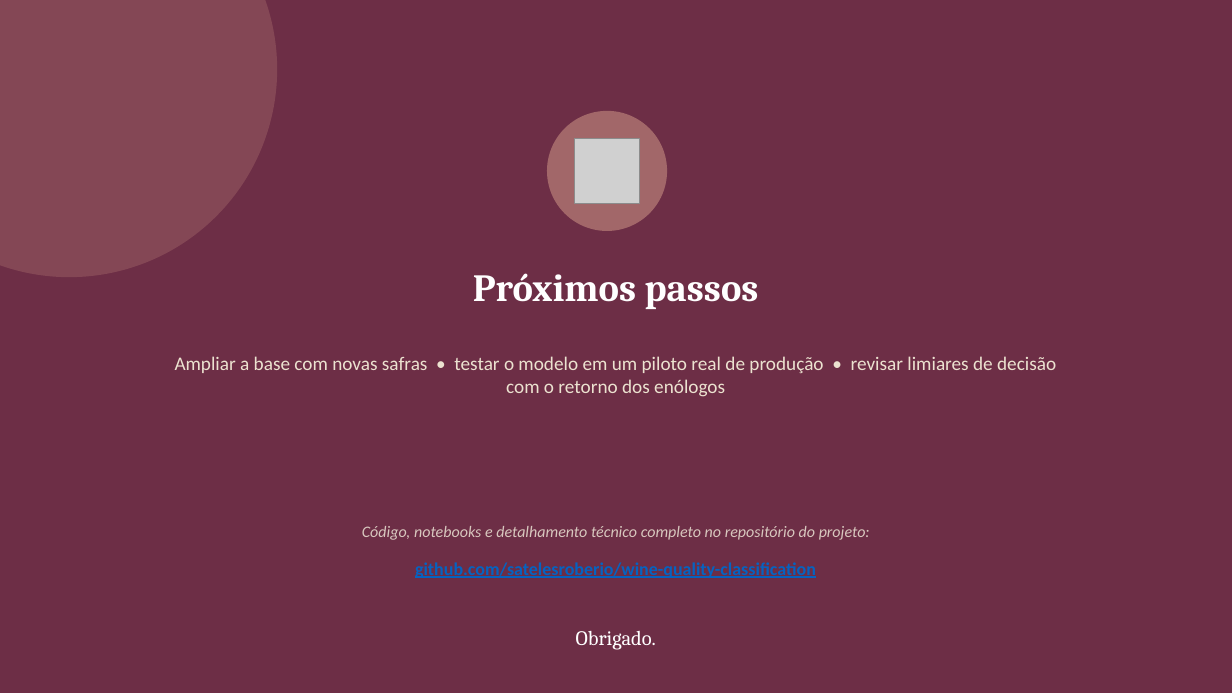
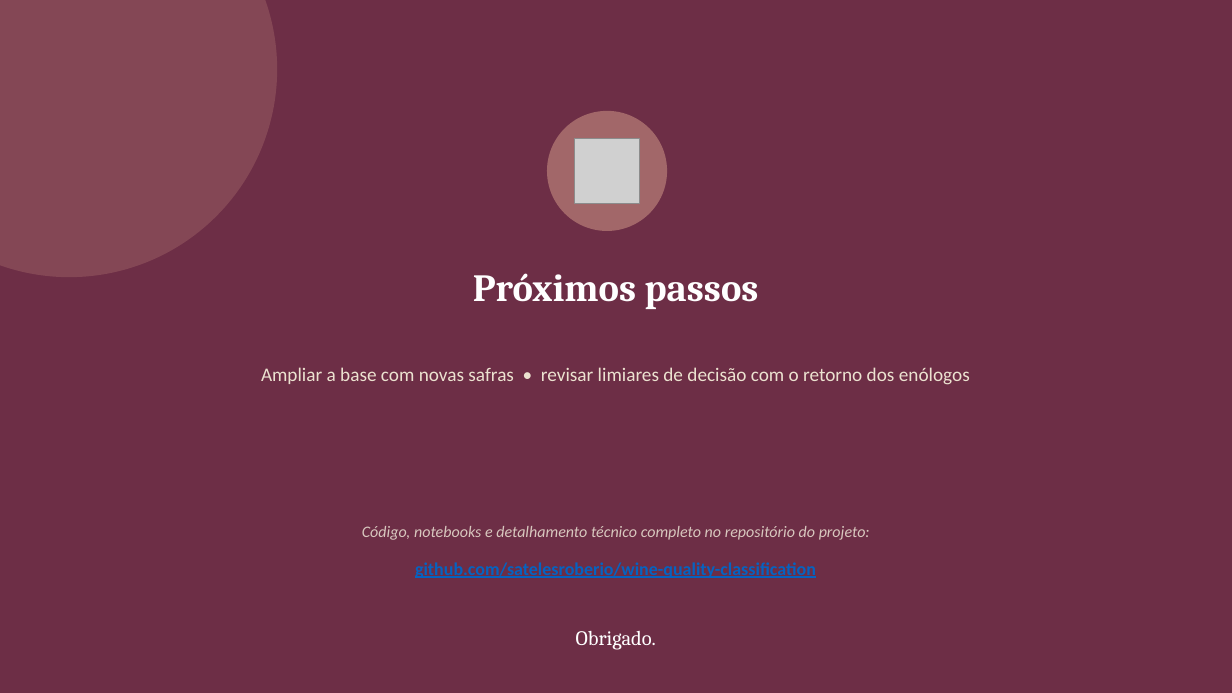
Before and after one commit to satelesroberio/wine-quality-classification, a slide deck: slide 10 of results/apresentacao_executiva.pptx. Drawn at 1232x693 pixels with LibreOffice and Linux fonts; fonts in the diff are those of the drawing; grey boxes stand for pictures. Boxes give left, top, right and bottom in pixels: in the first picture for what was removed or moved away, otherwise in the second. Text is boxed around its words. In the diff, an @@ line names an element or a change of style, - is before the commit and + after.

Commit message:
Remove menção a piloto de produção do slide de próximos passos

```diff
--- a/results/apresentacao_executiva.pptx
+++ b/results/apresentacao_executiva.pptx
@@ text at (x1=261, y1=367, x2=970, y2=385): text changed @@
-Ampliar a base com novas safras • testar o modelo em um piloto real de produção • revisar limiares de decisão com o retorno dos enólogos
+Ampliar a base com novas safras • revisar limiares de decisão com o retorno dos enólogos
```
Also in this commit, not shown: 1 other file.
